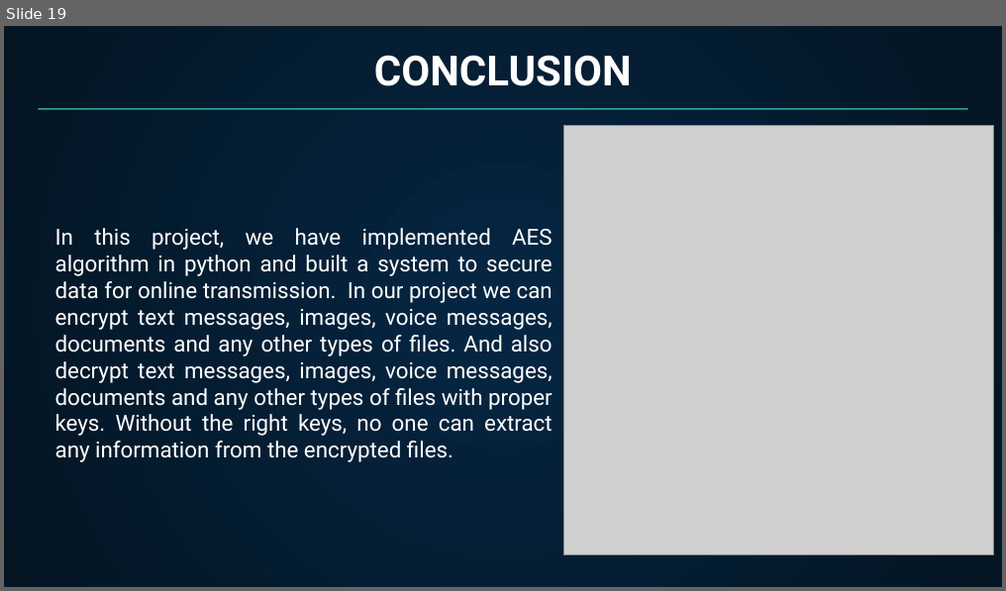
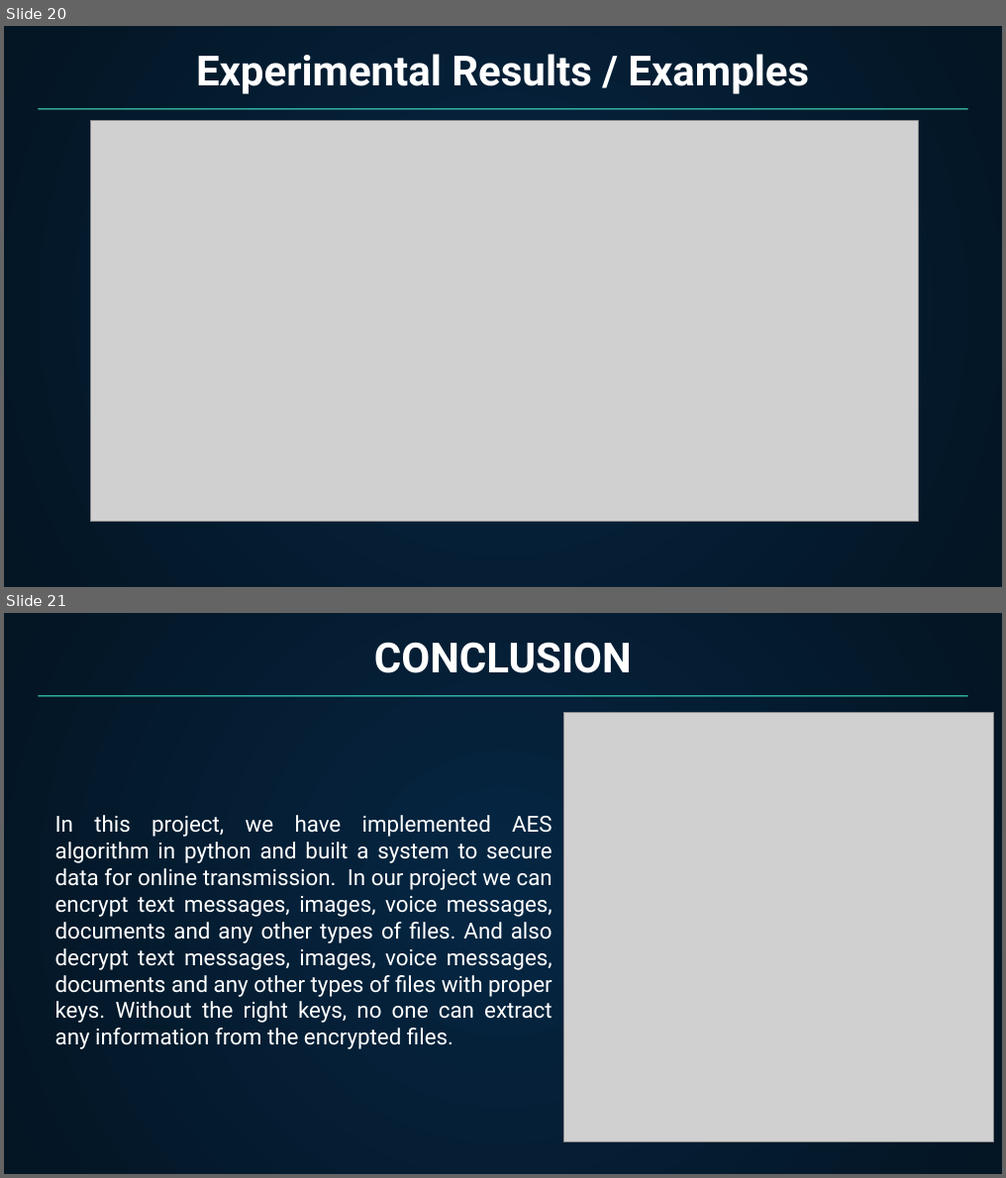
Before and after one commit to Tarequl-islam/Data-Encryption-using-AES, a slide deck: AES Project Presentation.pptx. Shown one above the other, each under a label of ours: slide 19 before the commit, slides 20 and 21 after it. The pictures are 1006x591 and 1006x1178 pixels, drawn with LibreOffice and Linux fonts; fonts in the diff are those of the drawing; grey boxes stand for pictures. Boxes give left, top, right and bottom in pixels: in the first picture for what was removed or moved away, otherwise in the second. Text is boxed around its words. In the diff, an @@ line names an element or a change of style, - is before the commit and + after.

```diff
--- a/AES Project Presentation.pptx
+++ b/AES Project Presentation.pptx
@@ slide 20 added at (x1=4, y1=26, x2=1002, y2=587), background gradient #052643 to #041523 @@
@@ text added at (x1=196, y1=54, x2=809, y2=94), 30 pt, text #FFFFFF, bold @@
+Experimental Results / Examples
@@ freeform shape added at (x1=38, y1=109, x2=968, y2=109), outline #48FFD5 0.74 pt @@
@@ picture added at (x1=91, y1=121, x2=918, y2=521) @@
@@ what was slide 19 is now slide 21 @@
```
Also in this commit, not shown: 1 other slide added.
